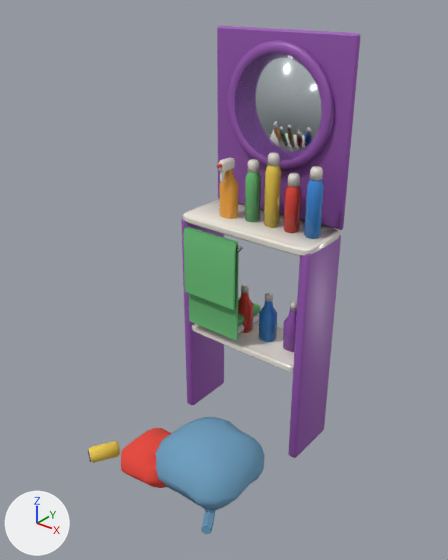
What one commit did to the glTF model web/public/assets/models/pack_slob/spritzStation.glb.
The view is the same before and after, from a 50 mm camera at (1.307, -1.547, 1.779) aimed at (0.022, 0.058, 0.784). Every picture has the same lights, and +X, +Y and +Z are marked at lower left. The picture after the commit comes second. Vertices at exactly the same position are counted once.

Names of what the first picture shows: 'body', 'spray'.
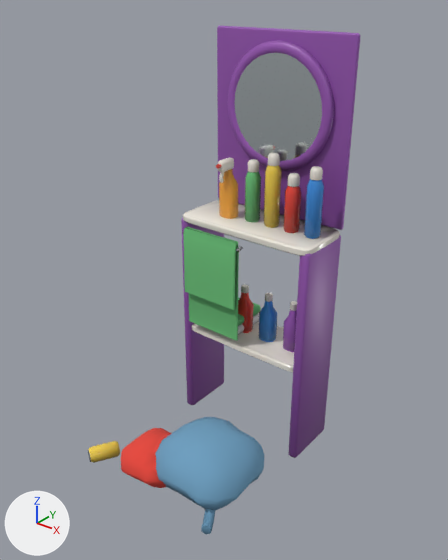
Where the change shows, as pixel boxes [x1, y1, x2, y2] in the pictures (448 x 560 px):
'body', shading changed, recoloured: [89, 25, 359, 534] in both
'spray', turned: before [217, 157, 239, 219]; after [216, 157, 238, 219]
part 1 of me_body, shading changed: [234, 53, 322, 161] in both
part 2 of me_body, edited (looks the same): [88, 36, 360, 529] in both
part 3 of me_body, recoloured: [89, 180, 331, 534] in both
part 4 of me_body, recoloured: [89, 305, 297, 463] in both

The change in detail:
me_body has 1805 vertices, 3432 faces and spans x -0.37..0.31, y -0.37..0.43, z 0.0..1.62.
me_body is used by ob_body; location (0.0, 0.0, 0.0).
me_body part 1: 100 of the faces centred in x -0.2..0.25, y 0.29..0.4, z 1.11..1.55 are now shaded flat.
me_body part 2: 400 faces centred in x -0.37..0.31, y -0.37..0.43, z 0.03..1.44 are repainted in the vertex colours; the middle colour goes from white #fbfbfb to white #f4f4f4.
me_body part 3: 215 faces centred in x -0.37..0.3, y -0.37..0.42, z 0.0..1.19 are repainted in the vertex colours; the middle colour goes from white #ffffff to light grey #cacaca.
me_body part 4: 207 faces centred in x -0.37..0.3, y -0.36..0.42, z 0.0..1.19 are repainted in the vertex colours; the middle colour goes from white #ffffff to grey #9e9e9e.
Object 'spray' (ob_spray) turns from (0, 0, 0) to (1.2, 0, 0) degrees about x, y and z.
